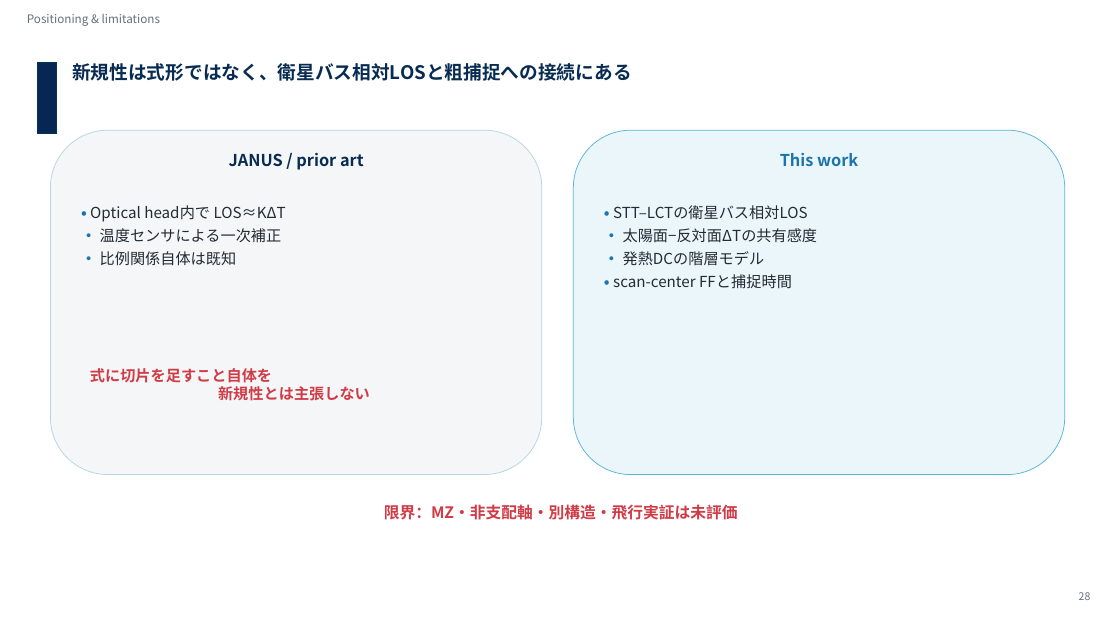
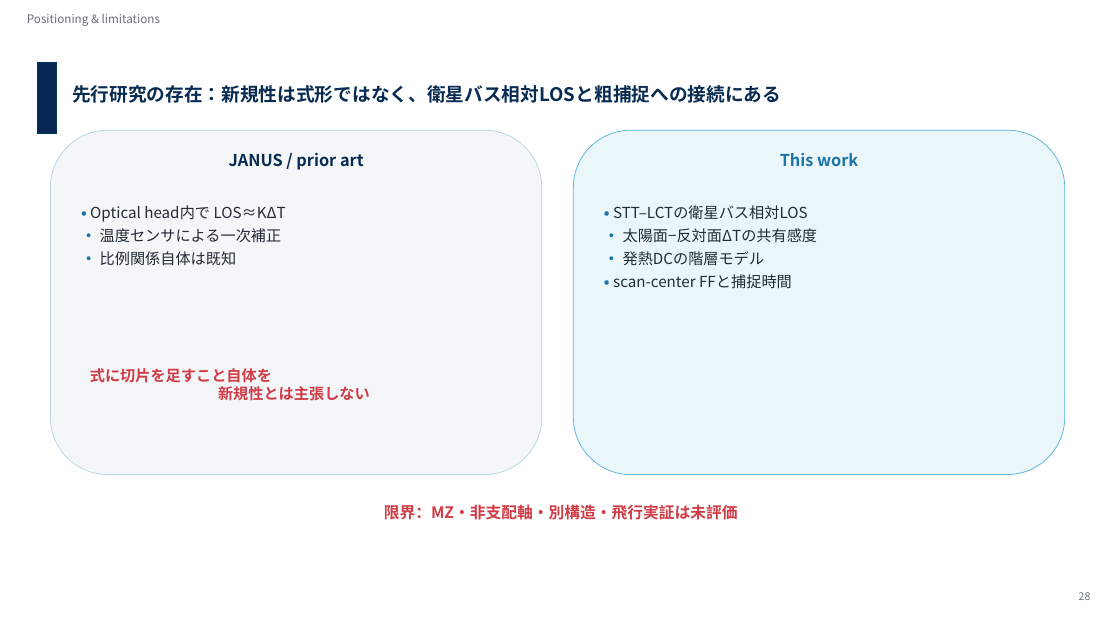
Before and after one commit to Hideki-1029/thermal-deformation-optcomm, a slide deck: slide 26 of papers/seminar/20260721_optcommrg_takamoto_v3_issl.pptx. Drawn at 1120x630 pixels with LibreOffice and Linux fonts; fonts in the diff are those of the drawing; background and template pictures are left out. Boxes give left, top, right and bottom in pixels: in the first picture for what was removed or moved away, otherwise in the second. Text is boxed around its words. In the diff, an @@ line names an element or a change of style, - is before the commit and + after.

```diff
--- a/papers/seminar/20260721_optcommrg_takamoto_v3_issl.pptx
+++ b/papers/seminar/20260721_optcommrg_takamoto_v3_issl.pptx
@@ text at bbox=[72, 85, 781, 103]: text changed @@
-新規性は式形ではなく、衛星バス相対LOSと粗捕捉への接続にある
+先行研究の存在：新規性は式形ではなく、衛星バス相対LOSと粗捕捉への接続にある
```
Also in this commit, not shown: 5 other slides changed, 1 slide added, 1 slide removed.
